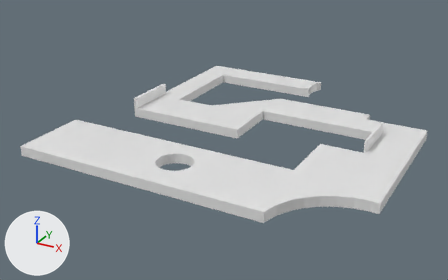
The FBX model Keep Rolling/Assets/Board/Board1.fbx as it was, and as the next commit left it.
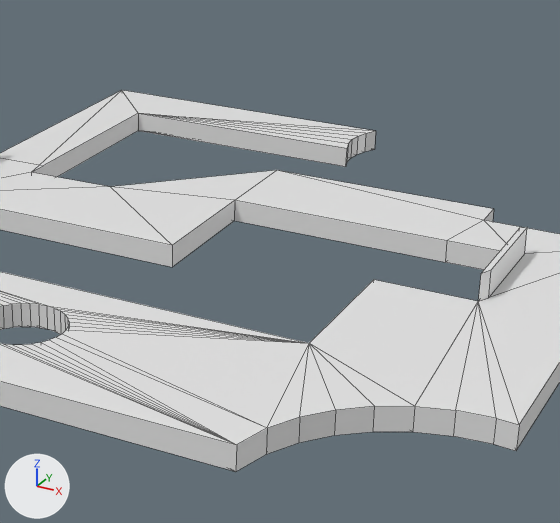
Old and new are each drawn whole from a 50 mm lens placed at (1.6, -3.29, 1.5), pointed at (-0.13, -0.16, -0.07) and again close up on the part from 37% to 89% of the width and 10% to 87% of the height. The axes (+X, +Y, +Z) are drawn at lower left. The lights are the same throughout. The close-ups show mesh edges as thin lines.

In view in the first close-up: 'Board1'.
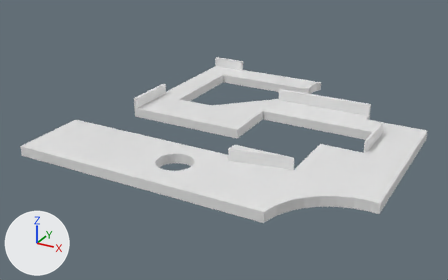
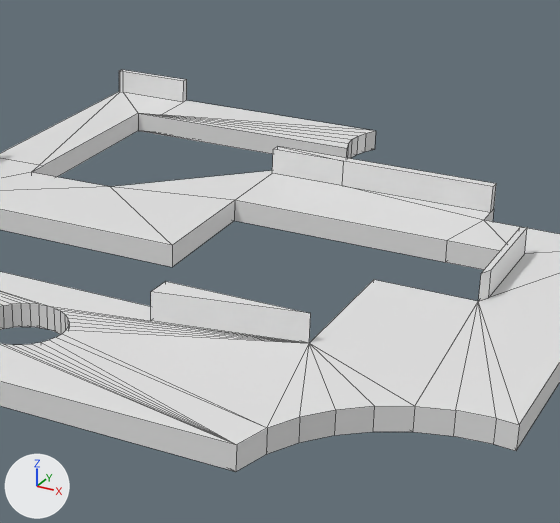
Pixel boxes [x1, y1, x2, y2] of what changed, in the close-ups (560 x 523 px):
```json
{"object": "Board1", "change": "reshaped", "before": [0, 90, 560, 472], "after": [0, 70, 560, 472]}
{"part": 1, "of": "me_cube", "change": "built on", "before": [0, 90, 494, 343], "after": [0, 70, 496, 343]}
```

The change, as JSON lines over the scene's bpy script:
```json
{"block": "me_cube", "where": "# used by ob_board1; location = (0.0, 0.0, 0.0)"}
{"op": "remove", "block": "me_cube", "code": "me_cube.from_pydata(...)  # 149 vertices, 201 faces; spans x -1.0..1.0, y -1.0..0.93, z -0.03..0.1"}
{"op": "add", "block": "me_cube", "code": "me_cube.from_pydata(...)  # 174 vertices, 222 faces; spans x -1.0..1.0, y -1.0..0.93, z -0.03..0.1"}
{"block": "me_cube", "change": "me_cube part 1"}
{"block": "me_cube", "change": "13 faces are deleted"}
{"block": "me_cube", "change": "17 vertices are added at x -0.79..0.61, y -0.59..0.93, z 0.03..0.1"}
{"block": "me_cube", "change": "8 new vertices lie (0.0, 0.0, 0.07) away from vertices in x -0.78..0.61, y -0.59..0.93, z 0.03"}
{"block": "me_cube", "change": "34 new faces join them"}
```
